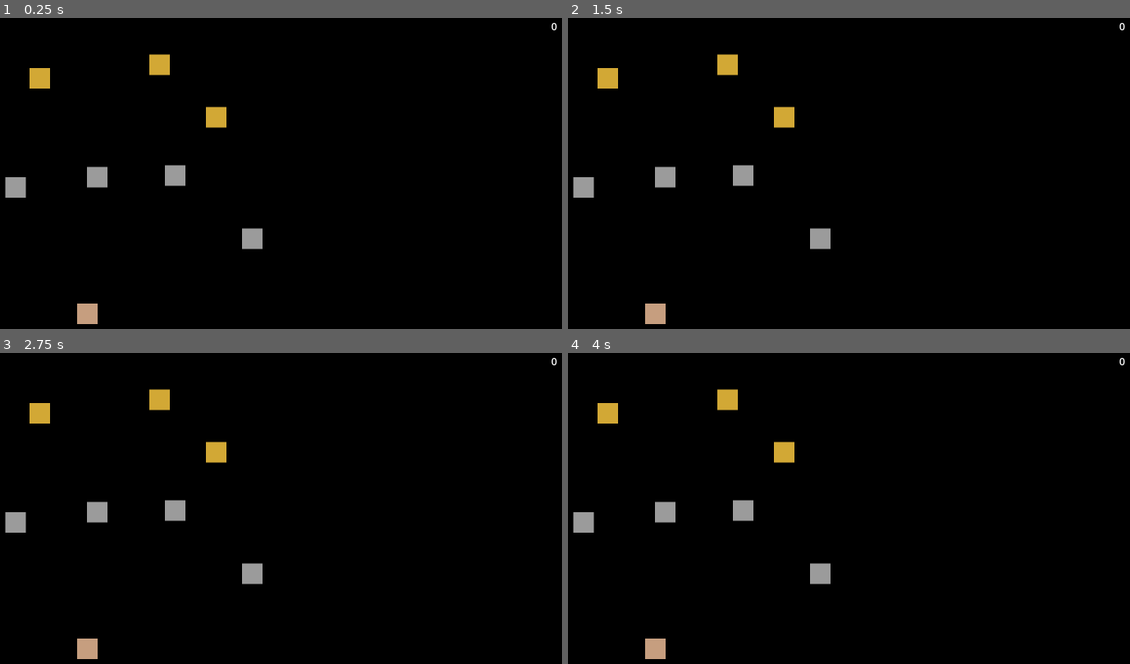
Above: before the commit, frames 1-4 (two rows, left to right).
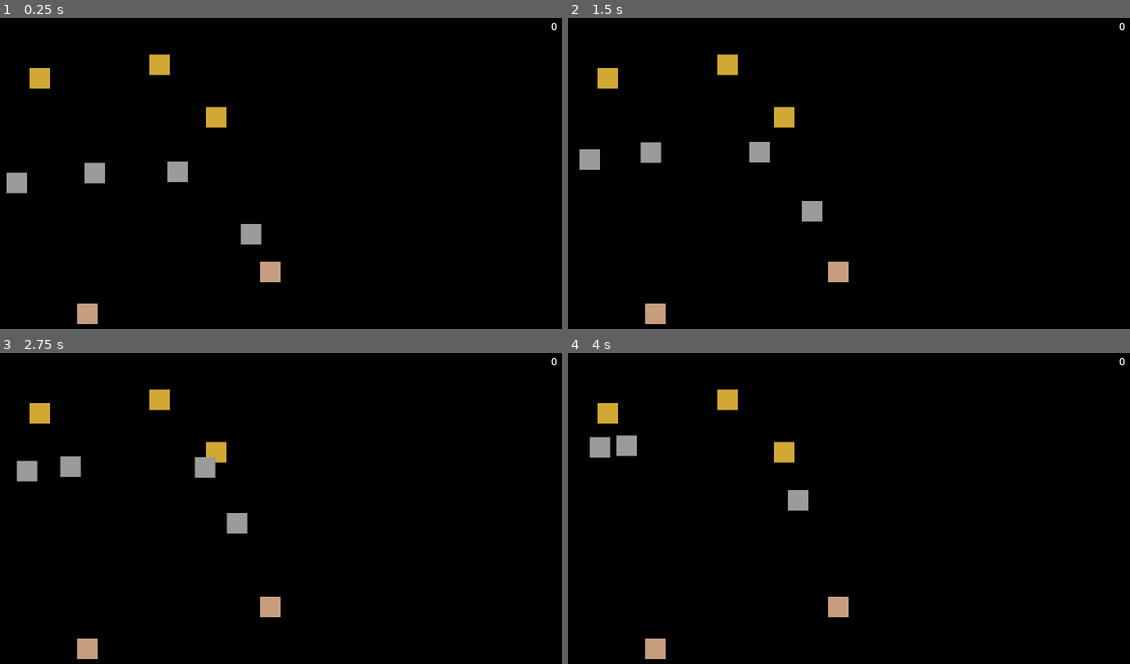
Above: after the commit, the same moments.

Repository: jefflunt/rgb-rts
Game: Godot game, scene res://scenes/game.tscn
The game is run twice, just before and just after one commit, with the same random seed, the same clock (stepped at 60 frames per second) and the same inputs.
Inputs:
- Up to frame 1 (0.25 s): no input
- Up to frame 2 (1.5 s): no input
- Up to frame 3 (2.75 s): no input
- Up to frame 4 (4 s): no input

The runs differ from the first frame. In frame 1, 0.8% of the frame differs, in the area x 0-50%, y 46-85%; in frame 2, 2.2%; in frame 3, 2.3%, in the area x 0-50%, y 33-85%; in frame 4, 2.0%.

Commit message:
harvesting behavior, hiding when inside gold mine, and transfer gold to player

Diff:
--- a/autoload/g.gd
+++ b/autoload/g.gd
@@ -1,3 +1,31 @@
 extends Node
 
+const harvester = {
+  "max_gold": 5,
+  "max_speed": 60,
+  "harvest_distance": 1000,
+  "harvest_speed": 1,
+  "unload_distance": 1000,
+}
+
 # globals
+func player() -> Node2D:
+  var p = get_node("/root/game/player")
+  if p:
+    return p
+
+  return null
+
+func golds() -> Array:
+  var golds = get_node("/root/game/golds")
+  if golds:
+    return golds.get_children()
+
+  return []
+
+func bases() -> Array:
+  var bases = get_node("/root/game/bases")
+  if bases:
+    return bases.get_children()
+
+  return []
--- a/scenes/game.tscn
+++ b/scenes/game.tscn
@@ -22,7 +22,7 @@
 
 [node name="harvesters" type="Node2D" parent="."]
 
-[node name="harvester" parent="harvesters" instance=ExtResource("3_pm80v")]
+[node name="harvester1" parent="harvesters" instance=ExtResource("3_pm80v")]
 position = Vector2(201, 560)
 
 [node name="harvester2" parent="harvesters" instance=ExtResource("3_pm80v")]
@@ -39,5 +39,8 @@
 [node name="base" parent="bases" instance=ExtResource("4_phsfa")]
 position = Vector2(425, 955)
 
+[node name="base2" parent="bases" instance=ExtResource("4_phsfa")]
+position = Vector2(995, 824)
+
 [node name="player" parent="." instance=ExtResource("5_25wje")]
 position = Vector2(1025, 582)
--- /dev/null
+++ b/scenes/harvester/harvester.gd
@@ -0,0 +1,77 @@
+extends Node2D
+
+var base : Node2D
+var gold : Node2D
+var carrying_gold : float = 0
+@export var debug : bool
+@onready var state : int = states.idle
+
+enum states {
+  idle = 0,
+  travel_to_base = 1,
+  travel_to_gold = 2,
+  harvesting = 3,
+  unloading = 4,
+}
+
+@onready var debug_msg : RichTextLabel = get_node("debug_msg")
+
+func _ready():
+  var all_golds = G.golds()
+  if all_golds:
+    for g in all_golds:
+      if !gold:
+        gold = g
+      elif position.distance_squared_to(g.position) < position.distance_squared_to(gold.position):
+        gold = g
+
+  var all_bases = G.bases()
+  if all_bases:
+    for b in all_bases:
+      if !base:
+        base = b
+      elif position.distance_squared_to(b.position) < position.distance_squared_to(base.position):
+        base = b
+
+func _process(delta):
+  debug_msg.text = "%s (%s, %s)\n(%d, %d)\n%d" % [state, gold != null, base != null, int(position.x), int(position.y), int(carrying_gold)]
+  debug_msg.visible = debug
+
+func _physics_process(delta):
+  match state:
+    states.idle:
+      visible = true
+      if gold:
+        if carrying_gold < G.harvester.max_gold:
+          state = states.travel_to_gold
+        elif base:
+          state = states.travel_to_base
+    states.travel_to_base:
+      var direction_to_base = (base.position - position).normalized()
+      position += direction_to_base * delta * G.harvester.max_speed
+
+      var distance_to_base = position.distance_squared_to(base.position)
+      if distance_to_base < G.harvester.unload_distance:
+        state = states.unloading
+    states.travel_to_gold:
+      var direction_to_gold = (gold.position - position).normalized()
+      position += direction_to_gold * delta * G.harvester.max_speed
+
+      var distance_to_gold = position.distance_squared_to(gold.position)
+      if distance_to_gold < G.harvester.harvest_distance:
+        state = states.harvesting
+    states.harvesting:
+      visible = false
+      if carrying_gold >= G.harvester.max_gold:
+        state = states.idle
+        carrying_gold = G.harvester.max_gold
+      else:
+        carrying_gold += delta * G.harvester.harvest_speed
+    states.unloading:
+      if carrying_gold <= 0.0:
+        state = states.idle
+        carrying_gold = 0.0
+      else:
+        var gold_transfer = delta * G.harvester.harvest_speed
+        carrying_gold -= gold_transfer
+        G.player().gold += gold_transfer
--- a/scenes/harvester/harvester.tscn
+++ b/scenes/harvester/harvester.tscn
@@ -1,8 +1,17 @@
-[gd_scene load_steps=2 format=3 uid="uid://gn16m0vmmf3b"]
+[gd_scene load_steps=3 format=3 uid="uid://gn16m0vmmf3b"]
 
 [ext_resource type="Texture2D" uid="uid://dvot12gxjwnkn" path="res://scenes/harvester/harvester.png" id="1_7mn4t"]
+[ext_resource type="Script" path="res://scenes/harvester/harvester.gd" id="1_34j1l"]
 
 [node name="harvester" type="Node2D"]
+script = ExtResource("1_34j1l")
 
 [node name="img" type="Sprite2D" parent="."]
 texture = ExtResource("1_7mn4t")
+
+[node name="debug_msg" type="RichTextLabel" parent="."]
+offset_left = 19.0
+offset_top = 41.0
+offset_right = 198.0
+offset_bottom = 185.0
+scroll_active = false
--- a/scenes/player/player.gd
+++ b/scenes/player/player.gd
@@ -1,3 +1,7 @@
 extends Node2D
 
-var gold : int = 0
+var gold : float = 0
+@onready var gold_counter : RichTextLabel = get_node("camera/gold_count")
+
+func _process(delta):
+  gold_counter.text = "%d" % int(gold)
Not shown, changed: TODO.txt
